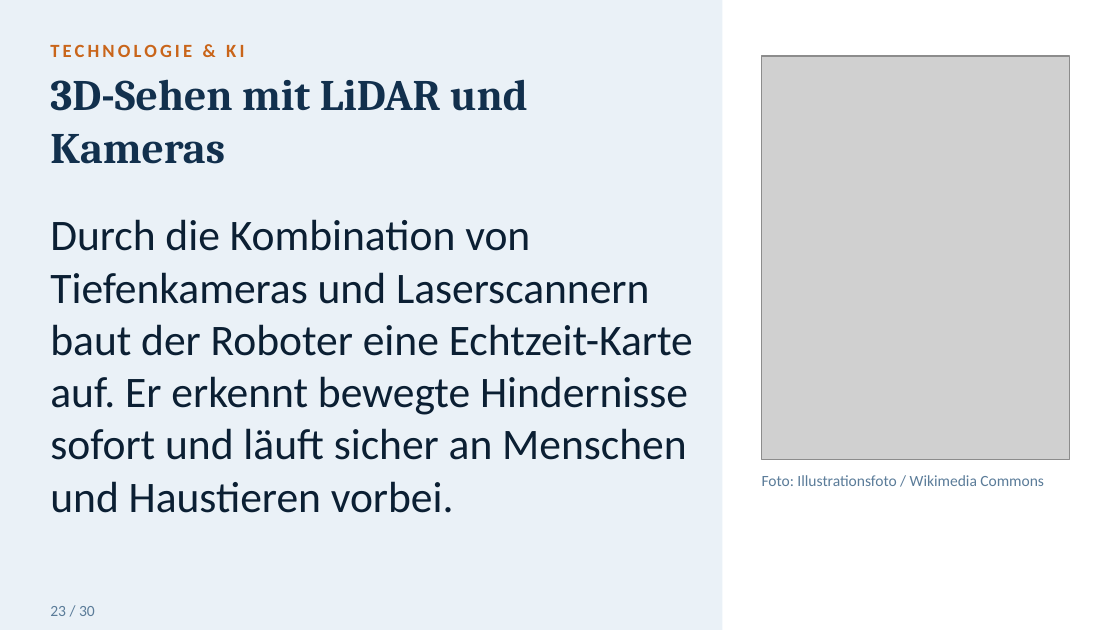
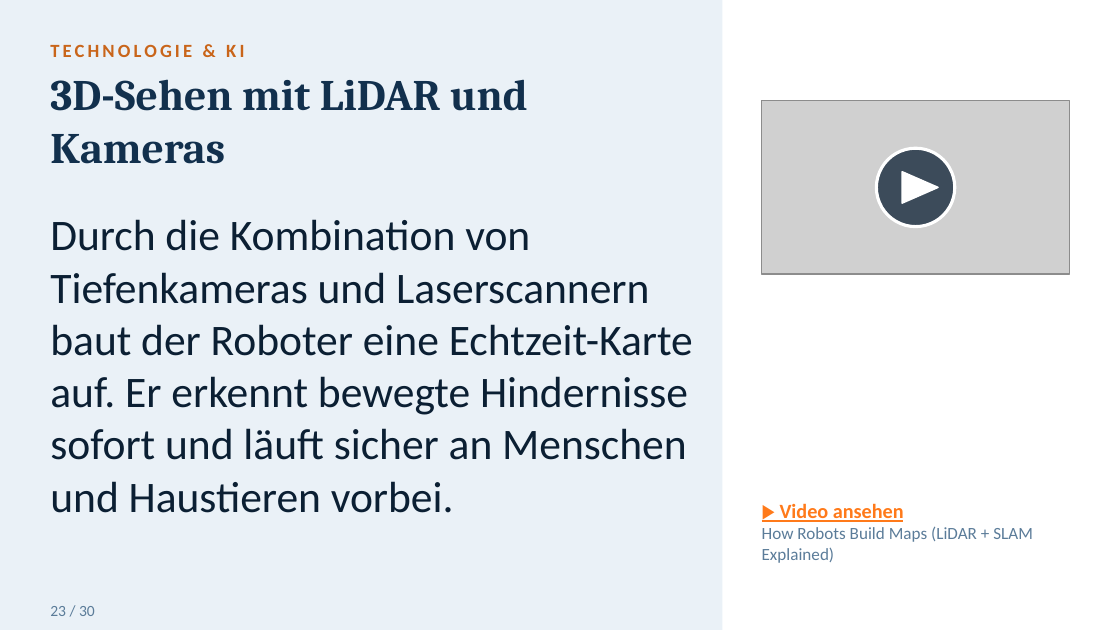
Before and after one commit to toshkaraf/tagesf-rderst-tte, a slide deck: slide 24 of Humanoide_Roboter_gross.pptx. Drawn at 1120x630 pixels with LibreOffice and Linux fonts; fonts in the diff are those of the drawing; grey boxes stand for pictures. Boxes give left, top, right and bottom in pixels: in the first picture for what was removed or moved away, otherwise in the second. Text is boxed around its words. In the diff, an @@ line names an element or a change of style, - is before the commit and + after.

```diff
--- a/Humanoide_Roboter_gross.pptx
+++ b/Humanoide_Roboter_gross.pptx
@@ picture: place and size @@
-picture at (762, 56, 1070, 459)
+picture at (762, 101, 1070, 274)
@@ ellipse added at (877, 148, 955, 226), fill #0B1F33 at 75% opacity, outline #FFFFFF 2 pt @@
@@ triangle added at (902, 171, 937, 203), fill #FFFFFF, outline #FFFFFF 1 pt @@
@@ text removed at (762, 475, 1044, 486) @@
-Foto: Illustrationsfoto / Wikimedia Commons
@@ text added at (762, 503, 1033, 563), 11 pt, text #5B7C99 @@
+▶ Video ansehen
+How Robots Build Maps (LiDAR + SLAM Explained)
```
Also in this commit, not shown: 9 other slides changed.
